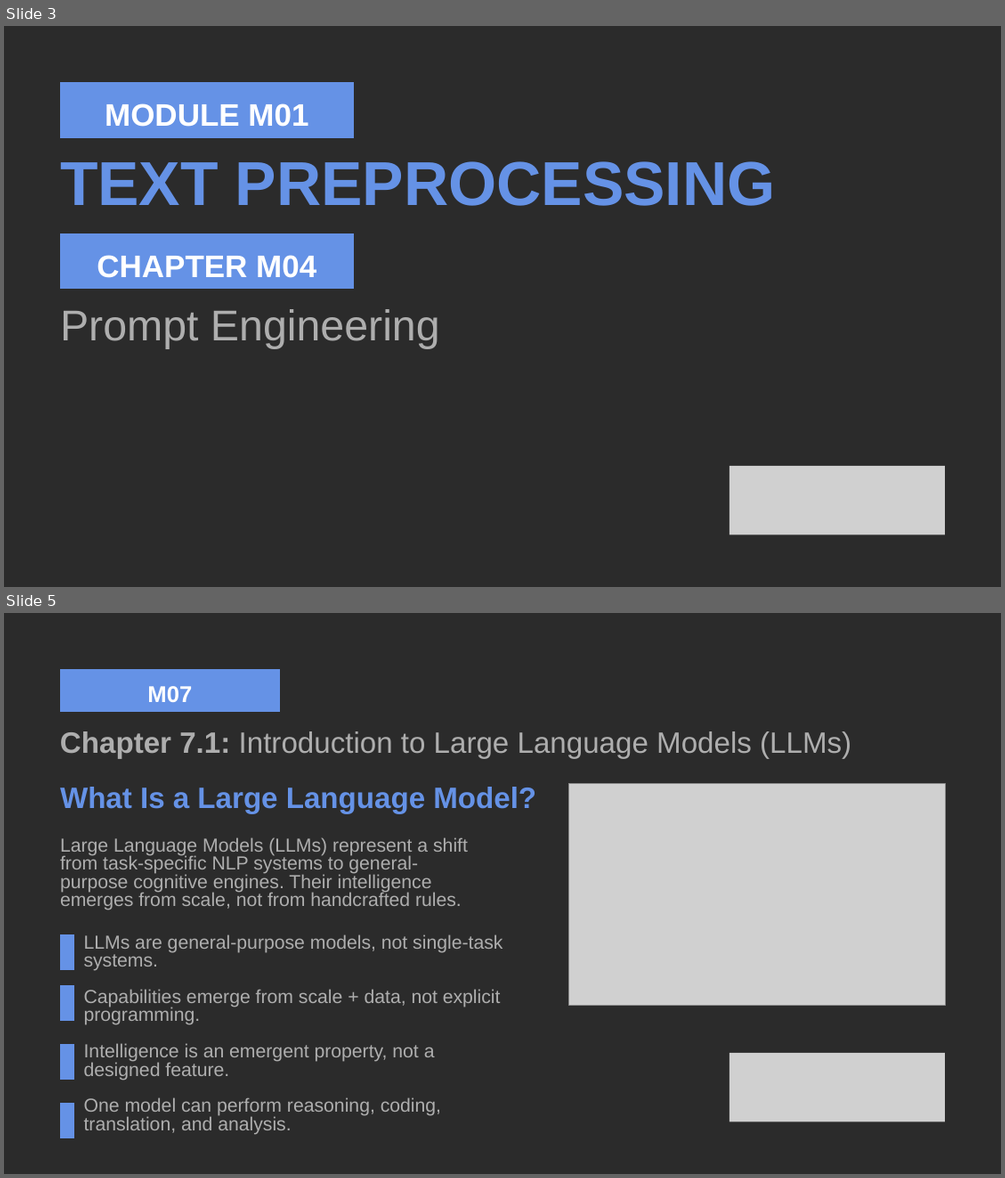
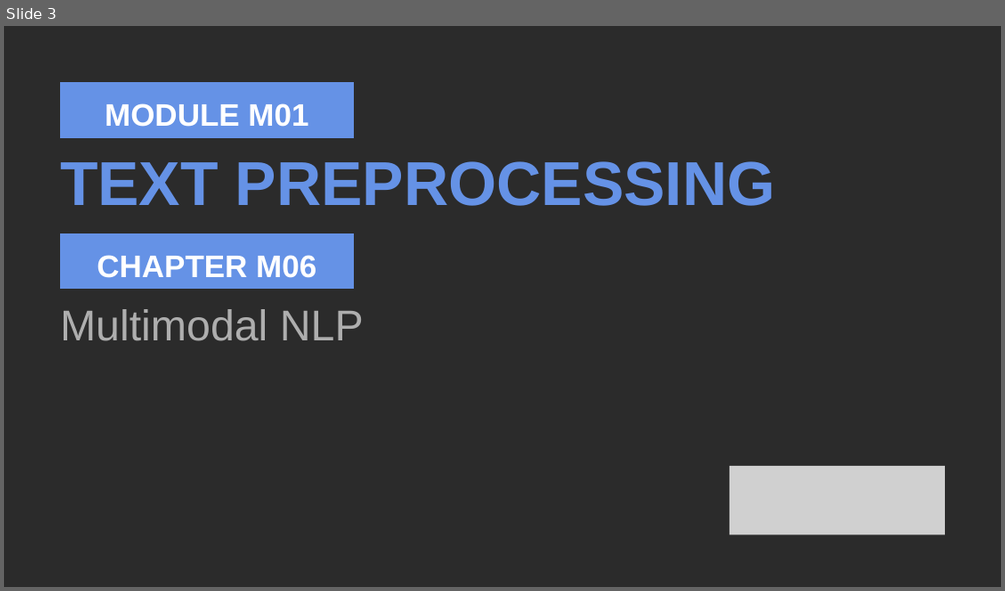
Before and after one commit to rausejop/ai, a slide deck: M06 Multimodal NLP/DEF_M06 Multimodal NLP.pptx. Shown one above the other, each under a label of ours: slides 3 and 5 before the commit, slide 3 after it; the slides between them are not shown. The pictures are 1005x1178 and 1005x591 pixels, drawn with LibreOffice and Linux fonts; fonts in the diff are those of the drawing; grey boxes stand for pictures; background and template pictures are left out; a plain dark background stands for a picture behind light text. Boxes give left, top, right and bottom in pixels: in the first picture for what was removed or moved away, otherwise in the second. Text is boxed around its words. In the diff, an @@ line names an element or a change of style, - is before the commit and + after.

```diff
--- a/M06 Multimodal NLP/DEF_M06 Multimodal NLP.pptx
+++ b/M06 Multimodal NLP/DEF_M06 Multimodal NLP.pptx
@@ slide 5 removed at (x1=4, y1=613, x2=1001, y2=1174), background picture (left out) @@
@@ freeform shape removed at (x1=60, y1=669, x2=280, y2=711) @@
@@ text removed at (x1=147, y1=686, x2=192, y2=702) @@
-M07
@@ text removed at (x1=60, y1=731, x2=851, y2=758) @@
-Chapter 7.1: Introduction to Large Language Models (LLMs)
@@ text removed at (x1=60, y1=787, x2=536, y2=813) @@
-What Is a Large Language Model?
@@ picture removed at (x1=568, y1=784, x2=945, y2=1005) @@
@@ text removed at (x1=60, y1=837, x2=468, y2=910) @@
-Large Language Models (LLMs) represent a shift from task-specific NLP systems to general-purpose cognitive engines. Their intelligence emerges from scale, not from handcrafted rules.
@@ freeform shape removed at (x1=60, y1=934, x2=73, y2=971) @@
@@ text removed at (x1=84, y1=934, x2=502, y2=1135) @@
-LLMs are general-purpose models, not single-task systems.
-Capabilities emerge from scale + data, not explicit programming.
-Intelligence is an emergent property, not a designed feature.
-One model can perform reasoning, coding, translation, and analysis.
@@ freeform shape removed at (x1=60, y1=985, x2=73, y2=1021) @@
@@ freeform shape removed at (x1=60, y1=1044, x2=73, y2=1079) @@
@@ picture removed at (x1=729, y1=1053, x2=945, y2=1121) @@
@@ freeform shape removed at (x1=60, y1=1103, x2=73, y2=1138) @@
@@ slide 3 changed as well @@
@@ text at (x1=97, y1=255, x2=316, y2=278): text changed @@
-CHAPTER M04
+CHAPTER M06
@@ text at (x1=60, y1=309, x2=364, y2=341): text changed @@
-Prompt Engineering
+Multimodal NLP
```
Also in this commit, not shown: 1 other slide changed, 20 slides added, 27 other slides removed, 1 other file.
